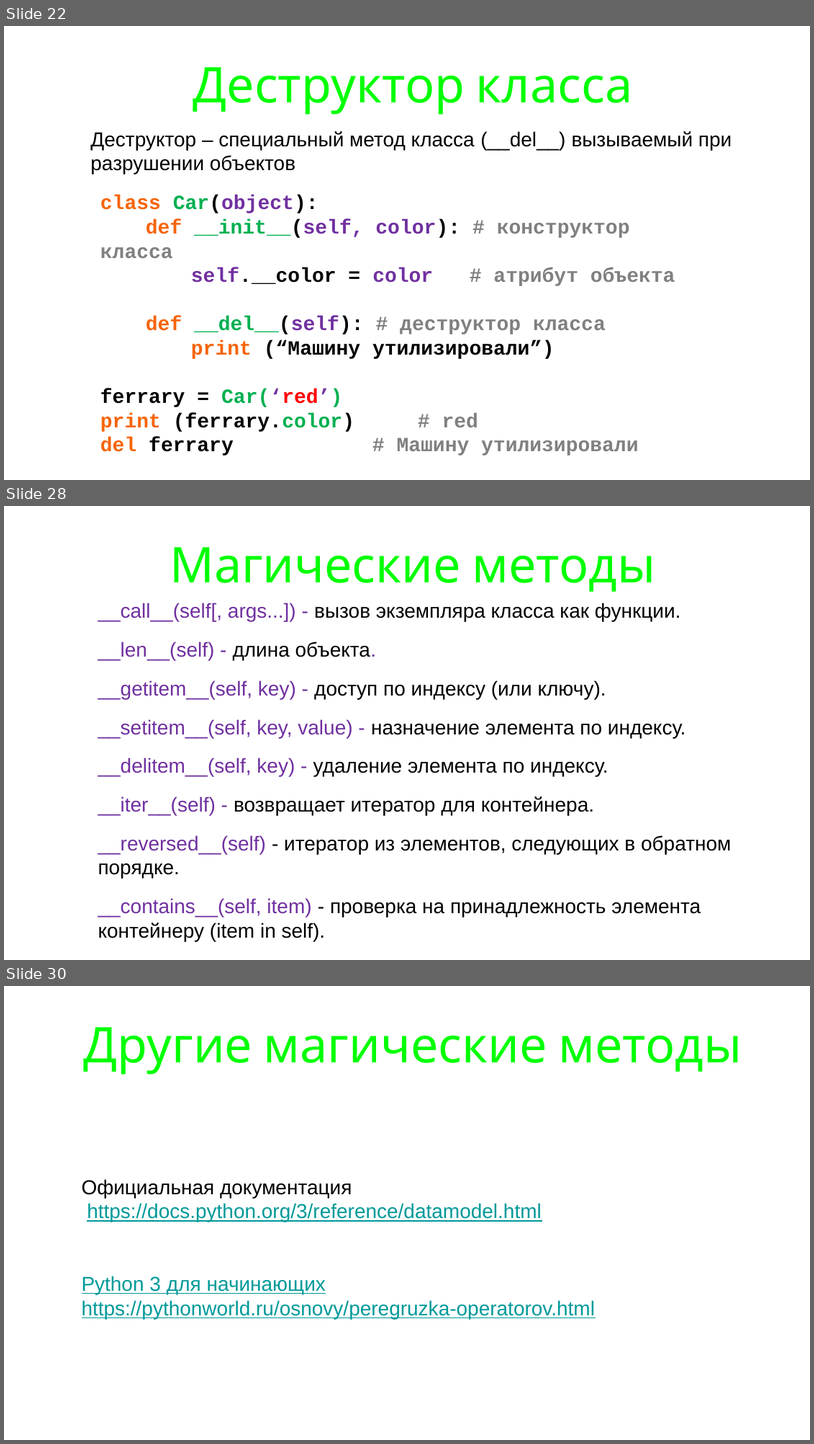
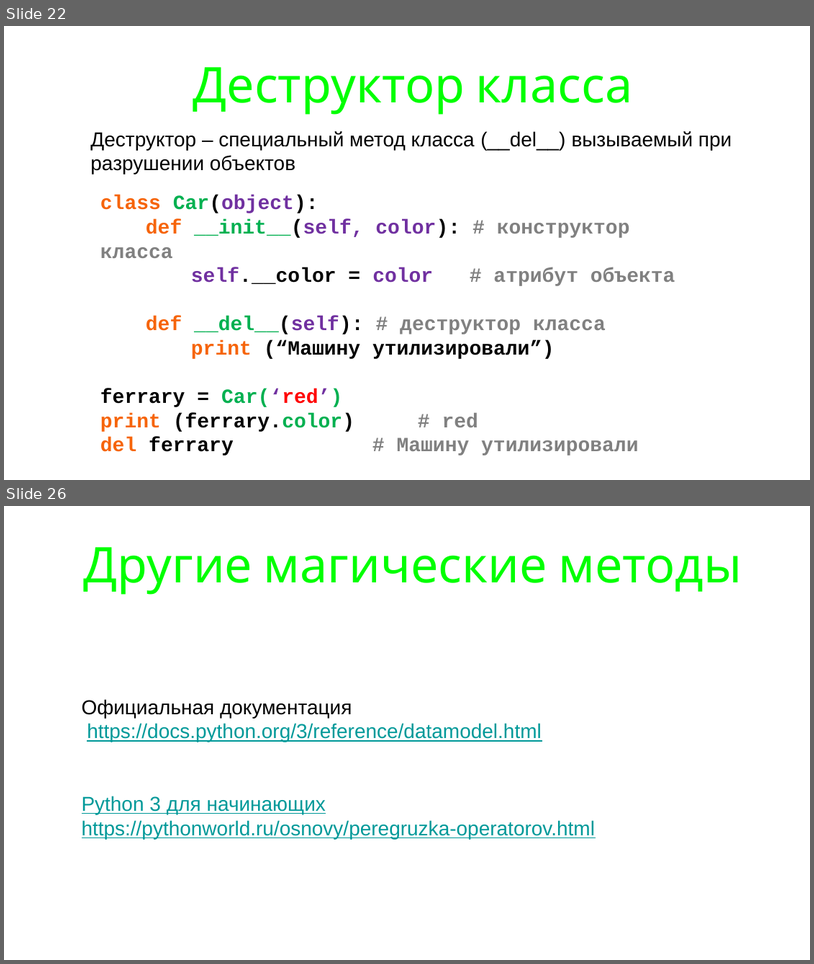
Before and after one commit to maxchv/LearnPython, a slide deck: week08/oop.pptx. Shown one above the other, each under a label of ours: slides 22, 28 and 30 before the commit, slides 22 and 26 after it; the slides between them are not shown. The pictures are 814x1444 and 814x964 pixels, drawn with LibreOffice and Linux fonts; fonts in the diff are those of the drawing. Boxes give left, top, right and bottom in pixels: in the first picture for what was removed or moved away, otherwise in the second. Text is boxed around its words. In the diff, an @@ line names an element or a change of style, - is before the commit and + after.

```diff
--- a/week08/oop.pptx
+++ b/week08/oop.pptx
@@ slide 28 removed at <box>4,506,810,960</box>, background #FFFFFF @@
@@ title removed at <box>170,547,656,592</box> @@
-Магические методы
@@ text removed at <box>98,602,731,941</box> @@
-__call__(self[, args...]) - вызов экземпляра класса как функции.
-__len__(self) - длина объекта.
-__getitem__(self, key) - доступ по индексу (или ключу).
-__setitem__(self, key, value) - назначение элемента по индексу.
-__delitem__(self, key) - удаление элемента по индексу.
-__iter__(self) - возвращает итератор для контейнера.
-__reversed__(self) - итератор из элементов, следующих в обратном порядке.
-__contains__(self, item) - проверка на принадлежность элемента контейнеру (item in self).
@@ what was slide 30 is now slide 26 @@
```
Also in this commit, not shown: 1 slide changed, 3 slides added, 6 other slides removed, 5 other files.
